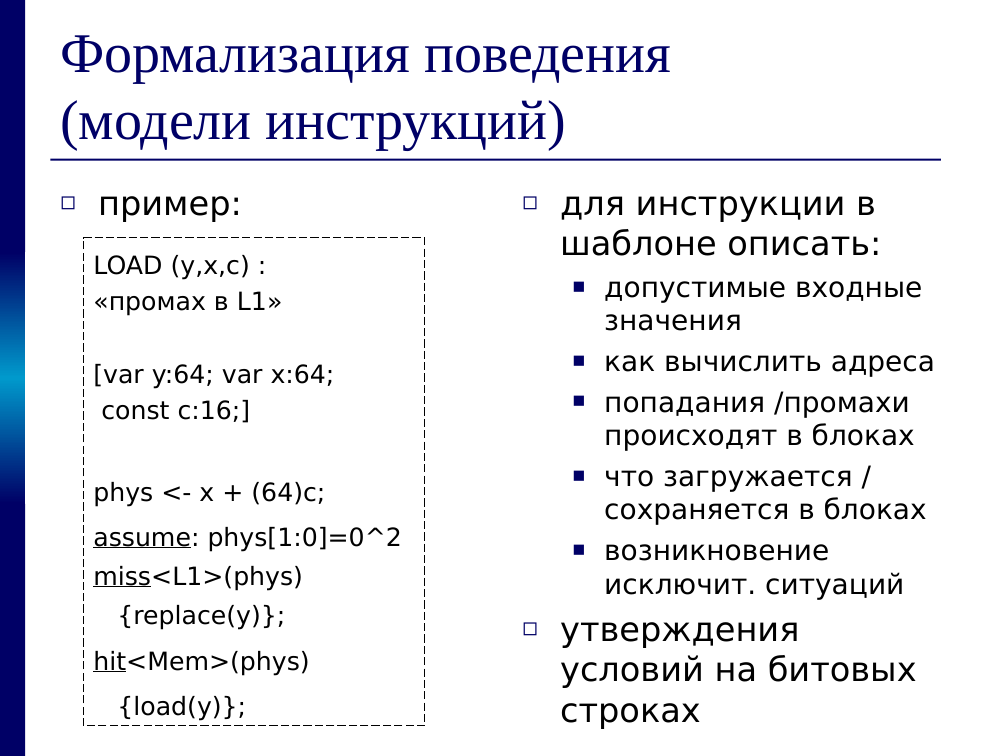
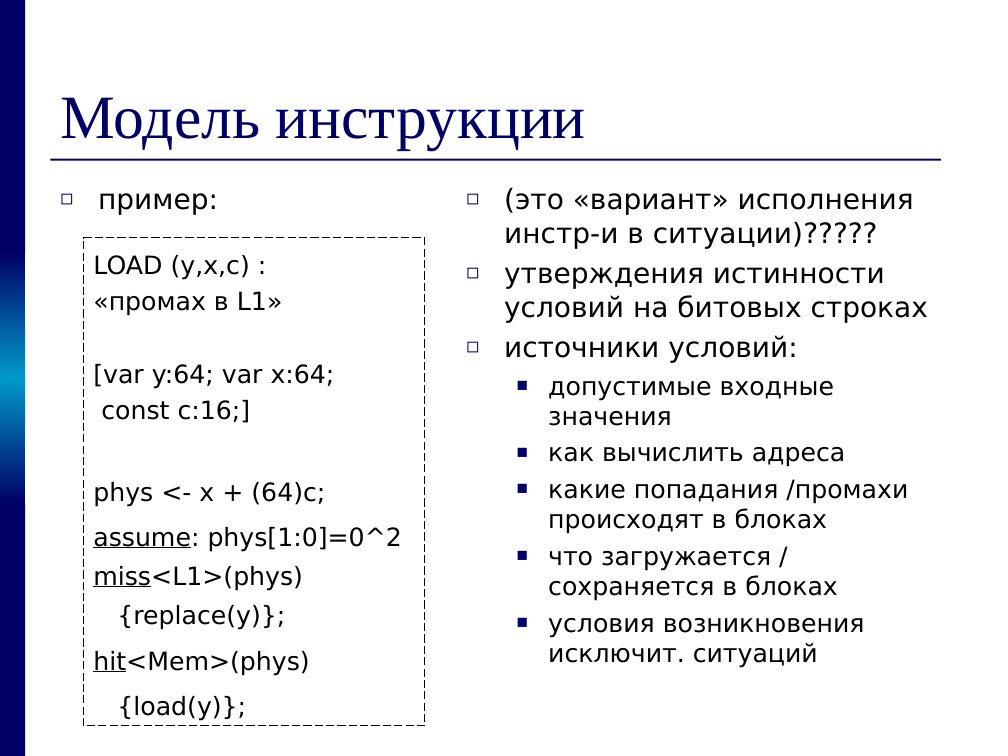
Before and after one commit to kornevgen/tesla-project, a slide deck: slide 11 of papers/THESIS/talks/pred/prethesis9.ppt (slide 12 before the commit). Drawn at 1008x756 pixels with LibreOffice and Linux fonts; fonts in the diff are those of the drawing. Boxes give left, top, right and bottom in pixels: in the first picture for what was removed or moved away, otherwise in the second. Text is boxed around its words. In the diff, an @@ line names an element or a change of style, - is before the commit and + after.

```diff
--- a/papers/THESIS/talks/pred/prethesis9.ppt
+++ b/papers/THESIS/talks/pred/prethesis9.ppt
@@ title at [60,97,586,150]: text changed; size 40 to 44 pt @@
-Формализация поведения
-(модели инструкций)
+Модель инструкции
@@ text "пример:" at [98,193,218,215]: size 24 to 20 pt; less space between paragraphs @@
@@ text "(это «вариант» исполнения инстр-и в ...": place and size @@
-text "(это «вариант» исполнения инстр-и в ..." at [560,281,935,729]
+text "(это «вариант» исполнения инстр-и в ..." at [504,187,928,668]
@@ text at [504,187,928,363]: text changed; size 24 to 20 pt @@
-◻ для инструкции в шаблоне описать:
+◻ (это «вариант» исполнения инстр-и в ситуации)?????
+◻ утверждения истинности условий на битовых строках
+◻ источники условий:
@@ text at [548,381,846,601]: size 20 to 18 pt in "допустимые входные значения", "как вычислить адреса", "что загружается / сохраняется в блоках" @@
@@ text at [548,479,908,534]: text changed; size 20 to 18 pt @@
-  ■ попадания /промахи происходят в блоках
+  ■ какие попадания /промахи происходят в блоках
@@ text at [548,618,865,668]: text changed; size 24 to 18 pt @@
-  ■ возникновение исключит. ситуаций
-◻ утверждения условий на битовых строках
+  ■ условия возникновения исключит. ситуаций
```
Also in this commit, not shown: 10 other slides changed, 2 slides added, 2 slides removed.
